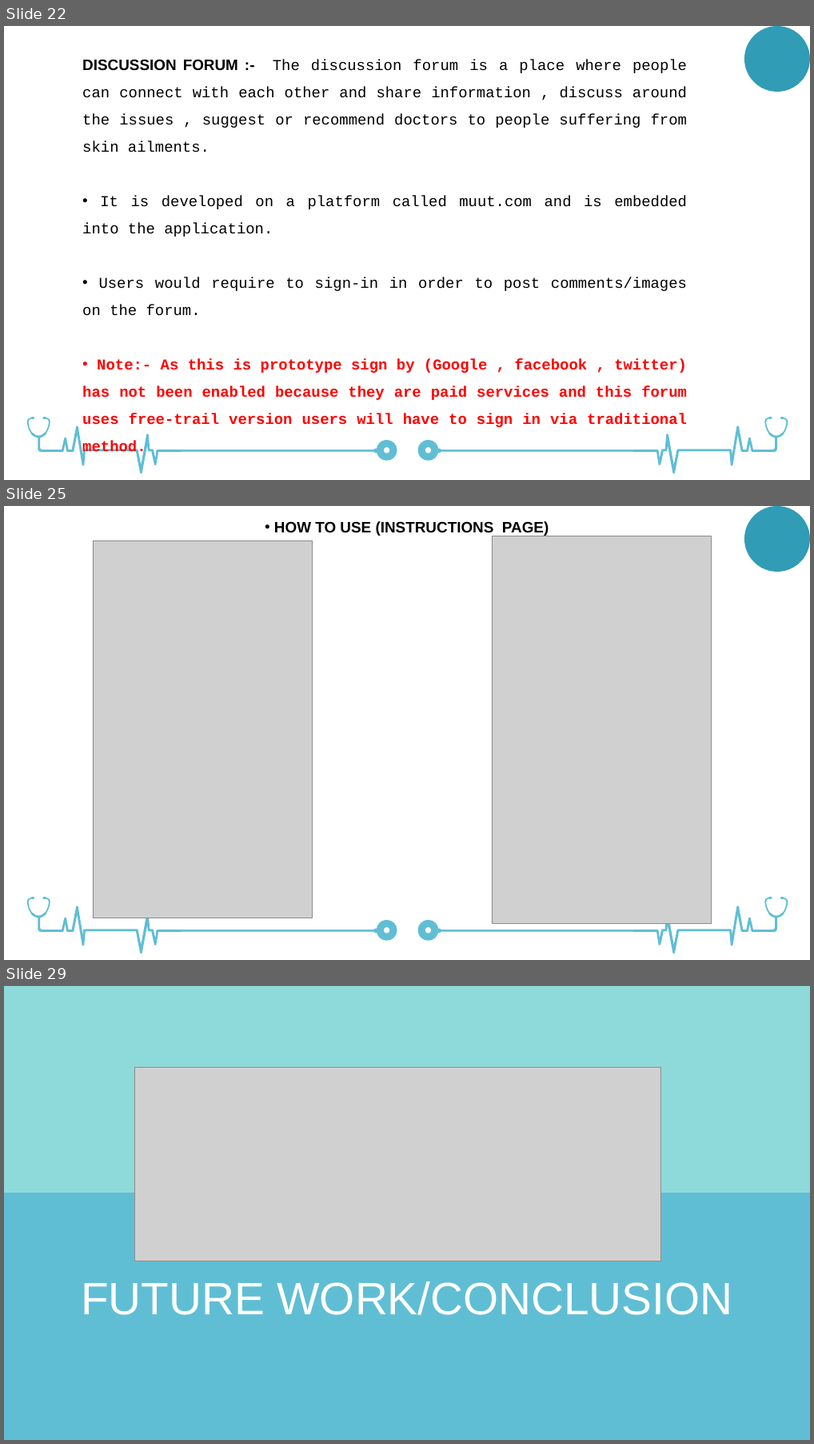
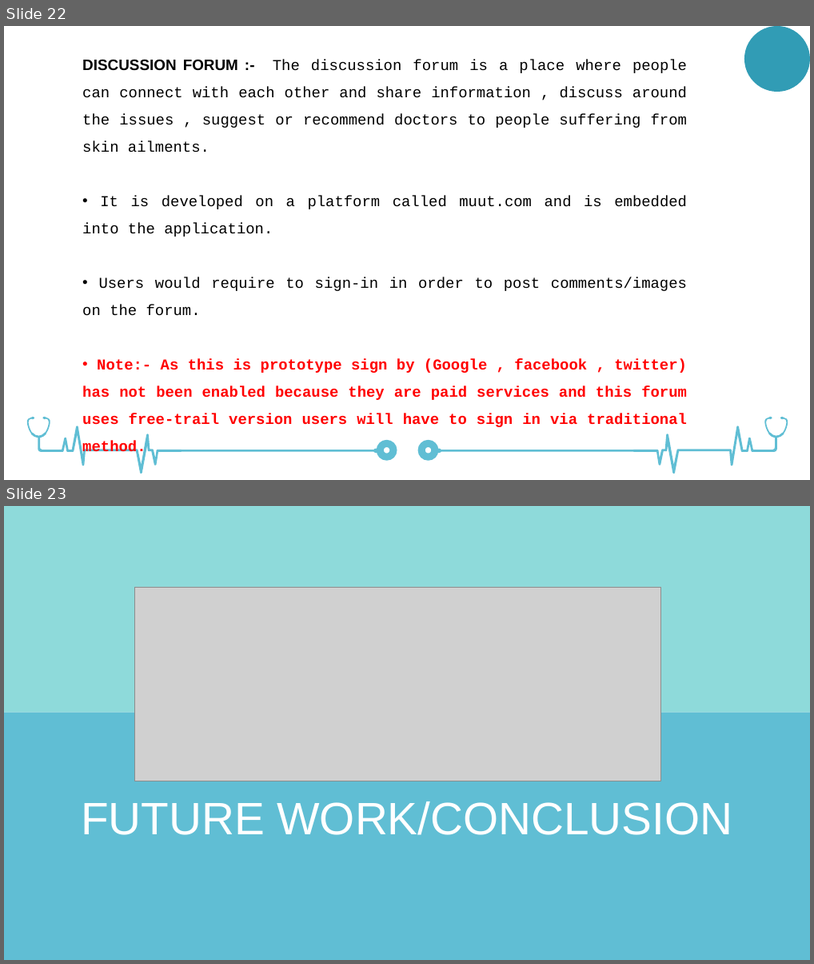
Before and after one commit to DHRUV6029/SkinSense, a slide deck: SKIN-SENSE-POWERPOINT.pptx. Shown one above the other, each under a label of ours: slides 22, 25 and 29 before the commit, slides 22 and 23 after it; the slides between them are not shown. The pictures are 814x1444 and 814x964 pixels, drawn with LibreOffice and Linux fonts; fonts in the diff are those of the drawing; grey boxes stand for pictures. Boxes give left, top, right and bottom in pixels: in the first picture for what was removed or moved away, otherwise in the second. Text is boxed around its words. In the diff, an @@ line names an element or a change of style, - is before the commit and + after.

```diff
--- a/SKIN-SENSE-POWERPOINT.pptx
+++ b/SKIN-SENSE-POWERPOINT.pptx
@@ slide 25 removed at [4,506,810,960], background #FFFFFF; not listed: 8 template elements that a slide beside it also shows @@
@@ text removed at [274,521,549,536] @@
-• HOW TO USE (INSTRUCTIONS PAGE)
@@ ellipse removed at [745,506,810,572] @@
@@ picture removed at [93,540,312,918] @@
@@ picture removed at [492,536,711,923] @@
@@ what was slide 29 is now slide 23 @@
```
Also in this commit, not shown: 2 slides changed, 5 other slides removed.
